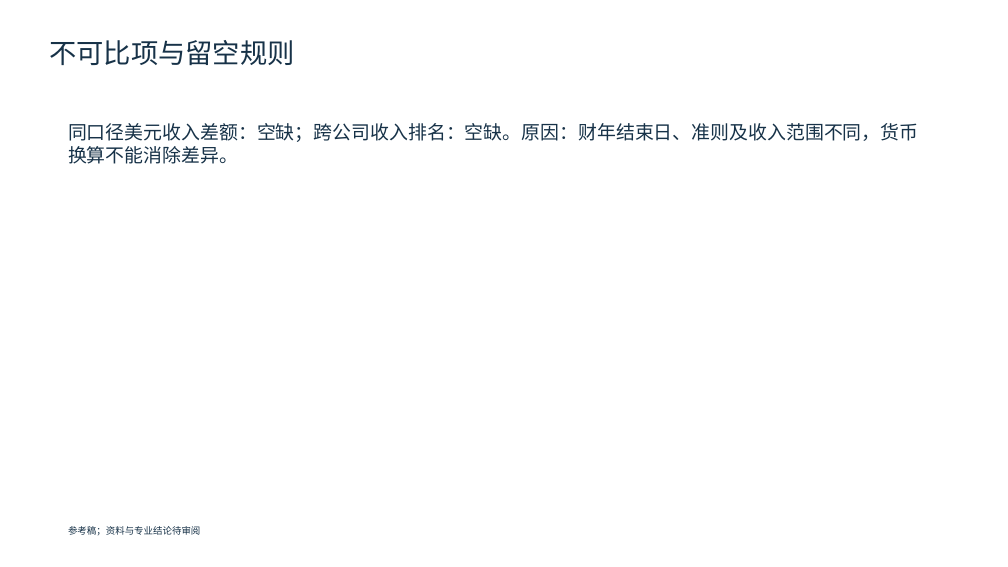
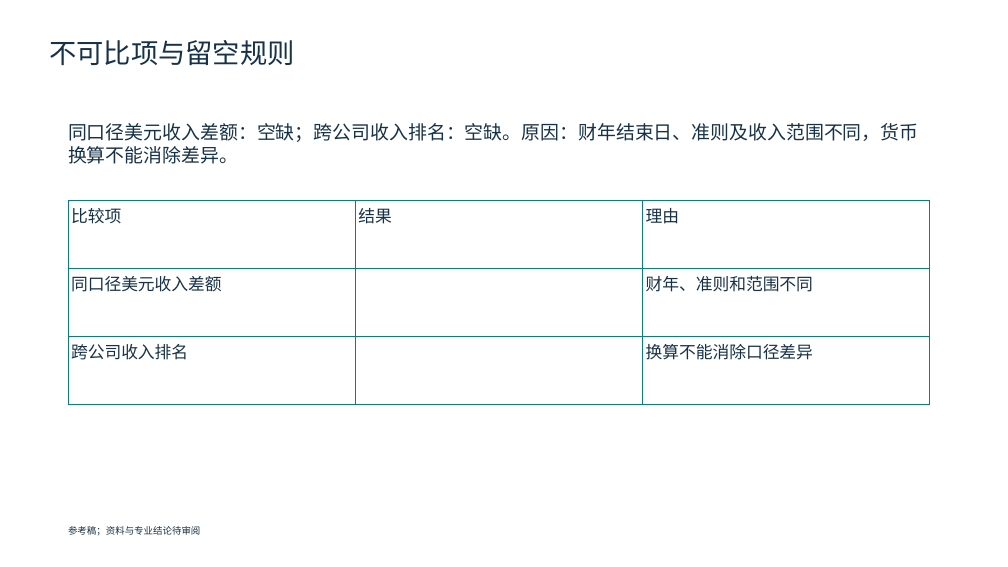
Before and after one commit to AtomInnoLab/WisWork, a slide deck: slide 7 of docs/product/ppt-benchmark-materials/PPT-P0-08/p0-08-reference.pptx. Drawn at 1008x567 pixels with LibreOffice and Linux fonts; fonts in the diff are those of the drawing. Boxes give left, top, right and bottom in pixels: in the first picture for what was removed or moved away, otherwise in the second. Text is boxed around its words. In the diff, an @@ line names an element or a change of style, - is before the commit and + after.

```diff
--- a/docs/product/ppt-benchmark-materials/PPT-P0-08/p0-08-reference.pptx
+++ b/docs/product/ppt-benchmark-materials/PPT-P0-08/p0-08-reference.pptx
@@ table added at [68,200,930,405], 3 rows, 3 columns @@
+比较项 | 结果 | 理由
+同口径美元收入差额 |  | 财年、准则和范围不同
+跨公司收入排名 |  | 换算不能消除口径差异
```
Also in this commit, not shown: 1 other slide changed, 5 other files.
